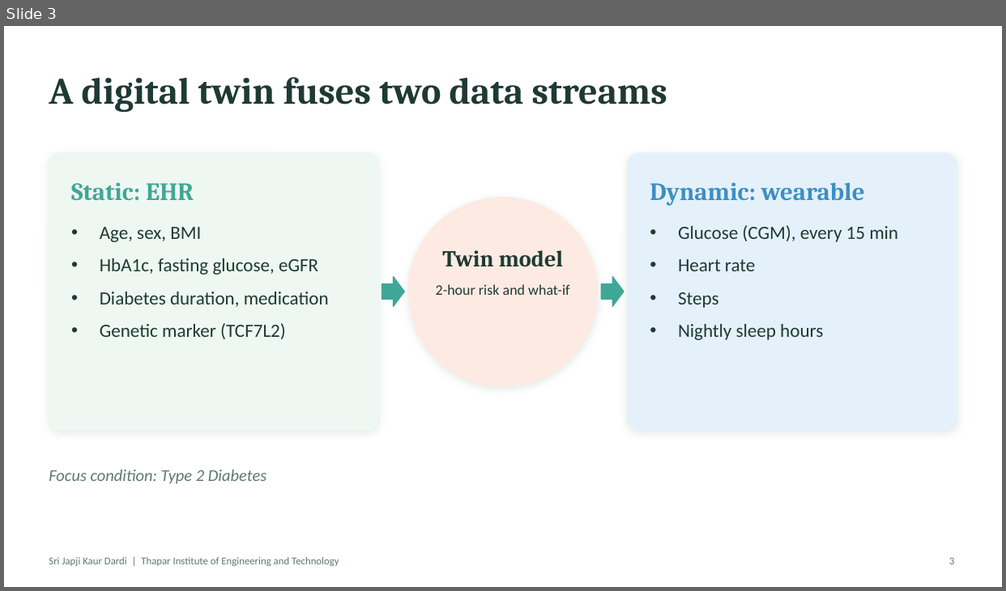
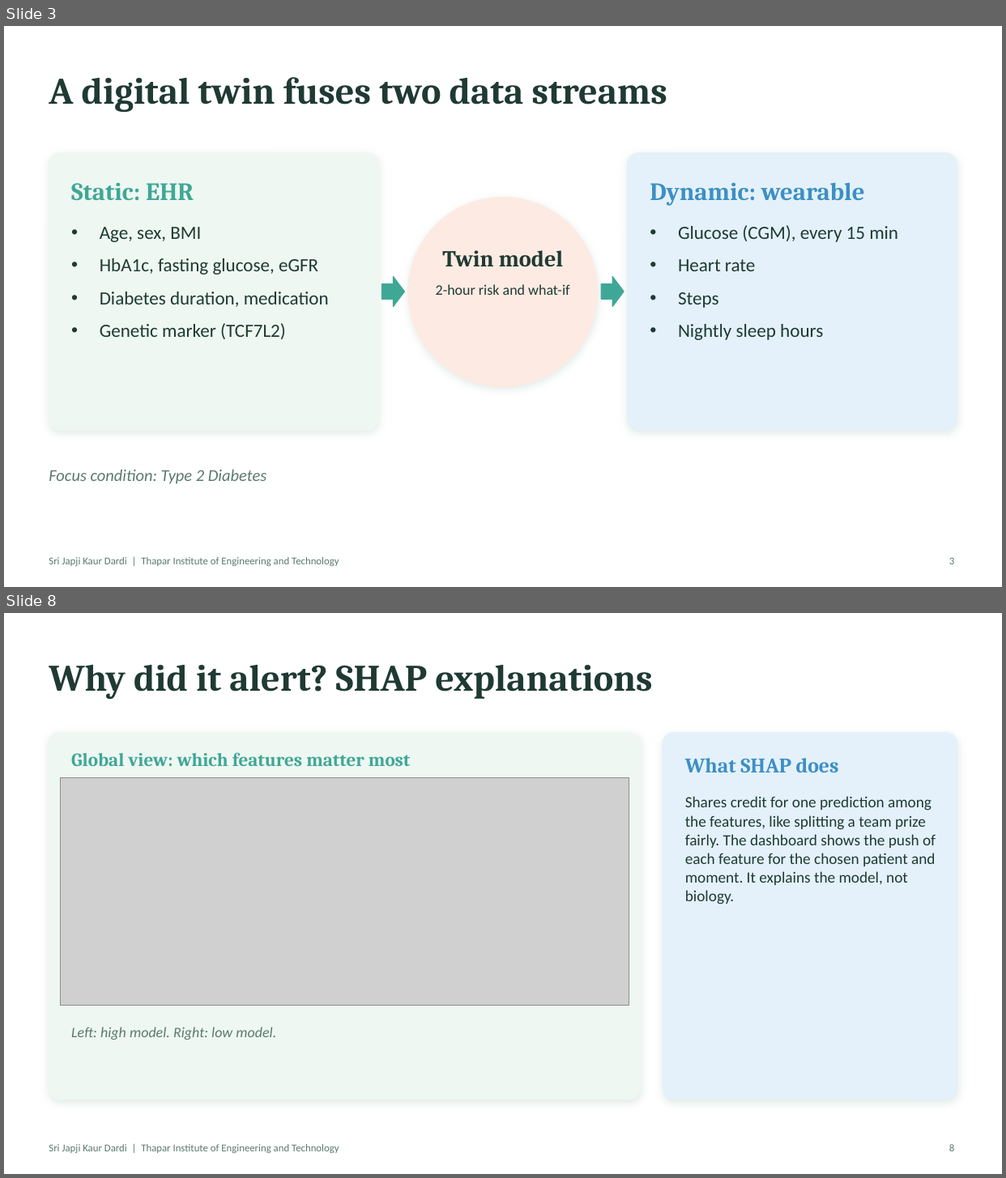
Before and after one commit to Srijapjikdardi/t2d-digital-twin, a slide deck: docs/presentation.pptx. Shown one above the other, each under a label of ours: slide 3 before the commit, slides 3 and 8 after it; the slides between them are not shown. The pictures are 1006x591 and 1006x1178 pixels, drawn with LibreOffice and Linux fonts; fonts in the diff are those of the drawing; grey boxes stand for pictures. Boxes give left, top, right and bottom in pixels: in the first picture for what was removed or moved away, otherwise in the second. Text is boxed around its words. In the diff, an @@ line names an element or a change of style, - is before the commit and + after.

```diff
--- a/docs/presentation.pptx
+++ b/docs/presentation.pptx
@@ slide 8 added at [4,613,1002,1174], background #FFFFFF @@
@@ text added at [49,665,652,699], 36 pt, text #1F3A33, bold @@
+Why did it alert? SHAP explanations
@@ rounded rectangle added at [49,733,641,1100], fill #EEF7F2, outline #EEF7F2 1 pt @@
@@ rounded rectangle added at [663,733,957,1100], fill #E4F1FA, outline #E4F1FA 1 pt @@
@@ text added at [71,752,410,766], 18 pt, text #3FA796, bold @@
+Global view: which features matter most
@@ text added at [685,758,839,773], 20 pt, text #3C8FC4, bold @@
+What SHAP does
@@ picture added at [60,777,629,1005] @@
@@ text added at [685,796,936,905], 15 pt, text #1F3A33 @@
+Shares credit for one prediction among the features, like splitting a team prize fairly. The dashboard shows the push of each feature for the chosen patient and moment. It explains the model, not biology.
@@ text added at [71,1027,276,1040], 14 pt, text #5C7A70, italic @@
+Left: high model. Right: low model.
@@ text added at [49,1144,339,1153], 10 pt, text #5C7A70 @@
+Sri Japji Kaur Dardi | Thapar Institute of Engineering and Technology
@@ text added at [949,1144,954,1152], 10 pt, text #5C7A70 @@
+8
```
Also in this commit, not shown: 8 slides changed, 1 other slide added, 20 other files.
